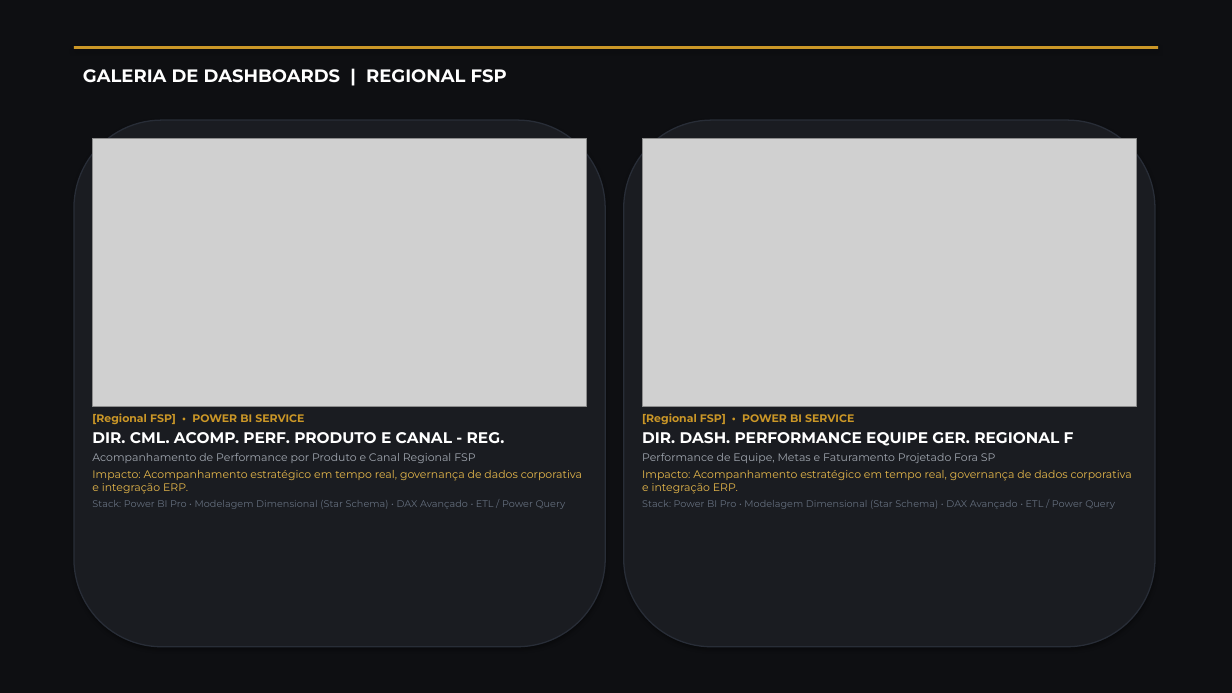
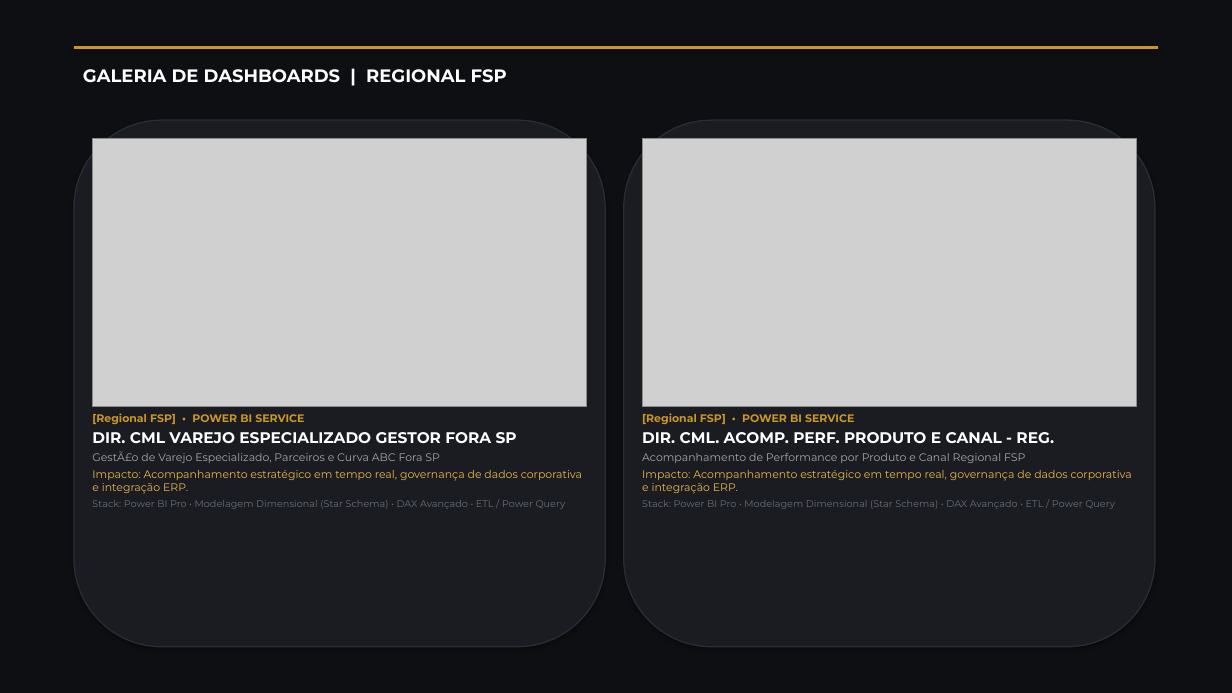
Before and after one commit to Sracm/portfolio-bi, a slide deck: slide 30 of Portfolio_Anderson_Mello_BI_Executive.pptx (slide 28 before the commit). Drawn at 1232x693 pixels with LibreOffice and Linux fonts; fonts in the diff are those of the drawing; grey boxes stand for pictures. Boxes give left, top, right and bottom in pixels: in the first picture for what was removed or moved away, otherwise in the second. Text is boxed around its words. In the diff, an @@ line names an element or a change of style, - is before the commit and + after.

```diff
--- a/Portfolio_Anderson_Mello_BI_Executive.pptx
+++ b/Portfolio_Anderson_Mello_BI_Executive.pptx
@@ text at bbox=[92, 432, 517, 463]: text changed @@
-DIR. CML. ACOMP. PERF. PRODUTO E CANAL - REG.
-Acompanhamento de Performance por Produto e Canal Regional FSP
+DIR. CML VAREJO ESPECIALIZADO GESTOR FORA SP
+GestÃ£o de Varejo Especializado, Parceiros e Curva ABC Fora SP
@@ text at bbox=[642, 432, 1054, 463]: text changed @@
-DIR. DASH. PERFORMANCE EQUIPE GER. REGIONAL F
-Performance de Equipe, Metas e Faturamento Projetado Fora SP
+DIR. CML. ACOMP. PERF. PRODUTO E CANAL - REG.
+Acompanhamento de Performance por Produto e Canal Regional FSP
```
Also in this commit, not shown: 28 other slides changed, 3 slides added, 11 other files.
